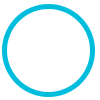
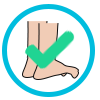
Revision of a layered 100×100 image; what changed, layer by layer:
added layer "Rounded Rectangle 2 copy" above "Rounded Rectangle 2" over [left=24, top=44, right=50, bottom=69]
added layer "Rounded Rectangle 2" above "Tip toe" over [left=36, top=29, right=75, bottom=70]
added group "Toe clenches" with 2 layers above "Shapes" over [left=22, top=21, right=79, bottom=80]
added layer "Shape 1" (4th of 5, in "Toe clenches") in group "Toe clenches" over [left=33, top=23, right=79, bottom=80]
added layer "Shape 1 copy 2" in group "Toe clenches" over [left=22, top=21, right=68, bottom=78]
painted on "Ellipse 1" over [left=22, top=21, right=79, bottom=80]
